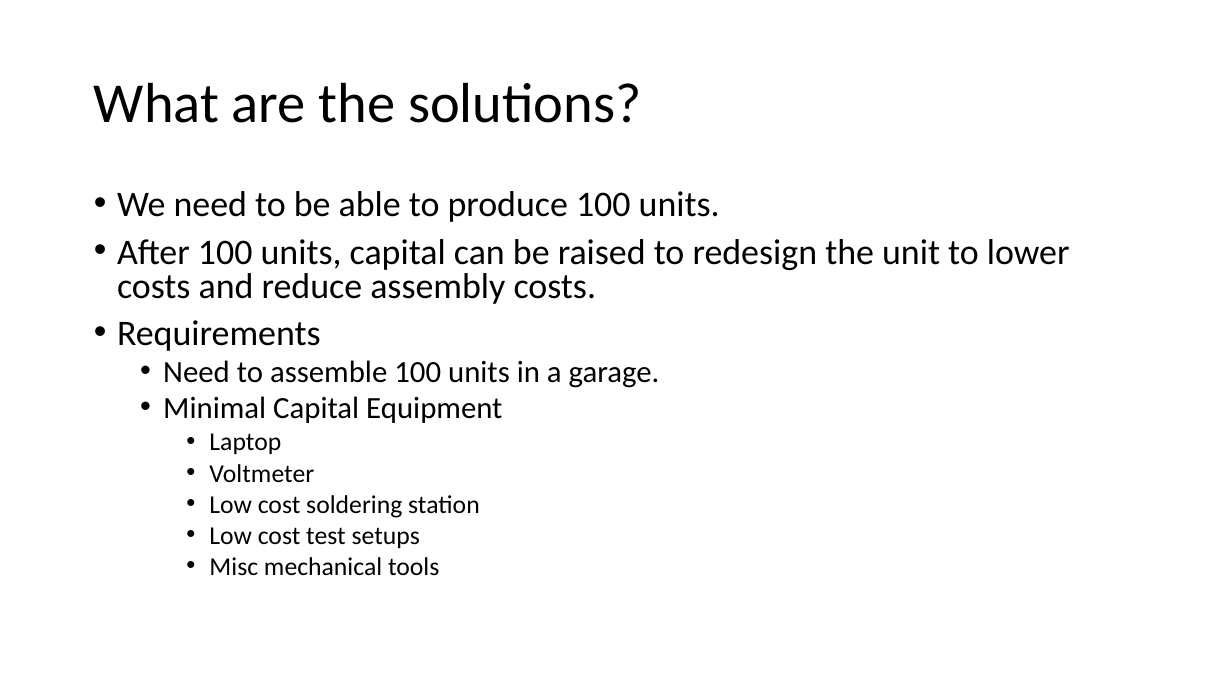
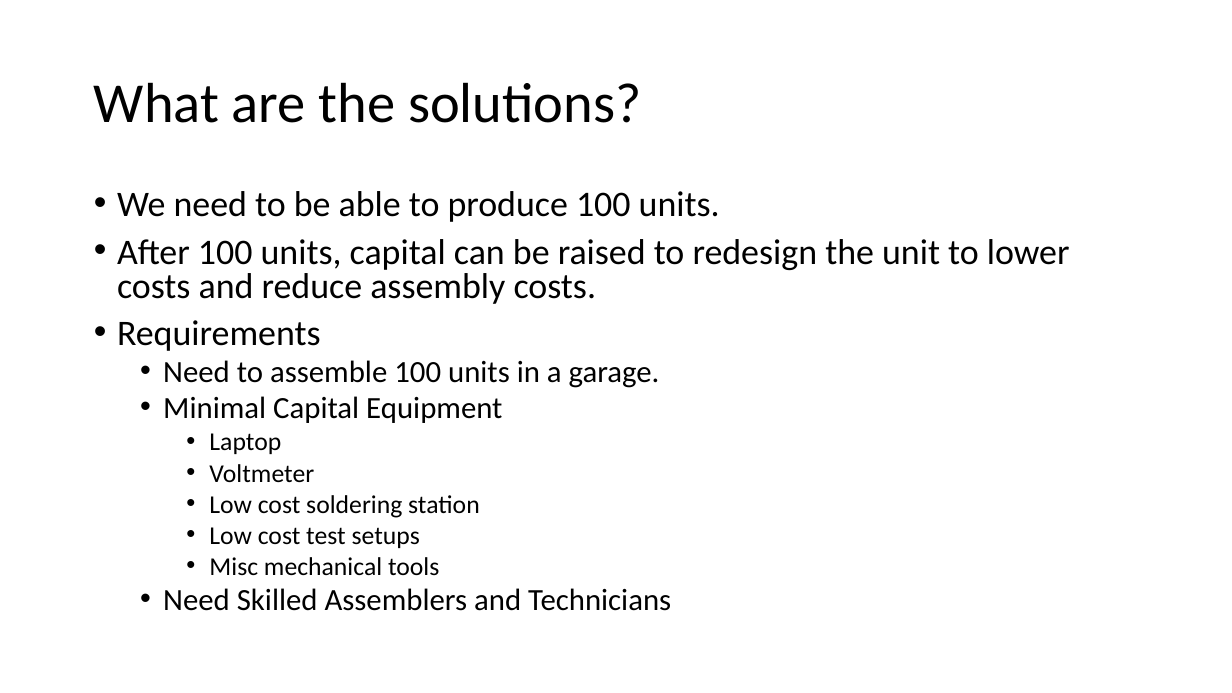
Before and after one commit to NanoDataCenter/nano_data_center, a slide deck: slide 4 of presentations/session_1/Embedded Track #1.pptx. Drawn at 1232x693 pixels with LibreOffice and Linux fonts; fonts in the diff are those of the drawing. Boxes give left, top, right and bottom in pixels: in the first picture for what was removed or moved away, otherwise in the second. Text is boxed around its words. In the diff, an @@ line names an element or a change of style, - is before the commit and + after.

```diff
--- a/presentations/session_1/Embedded Track #1.pptx
+++ b/presentations/session_1/Embedded Track #1.pptx
@@ text at [163, 588, 671, 611]: paragraph added @@
+  • Need Skilled Assemblers and Technicians
```
Also in this commit, not shown: 3 other slides changed, 13 slides added, 1 slide removed.
